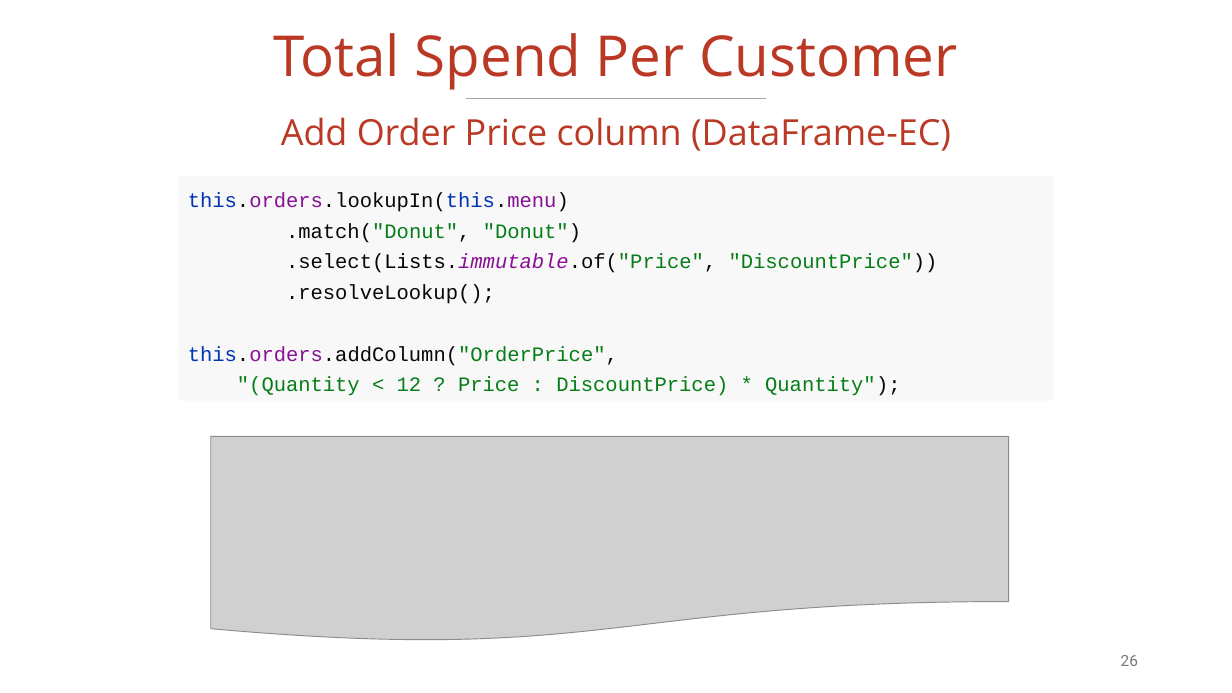
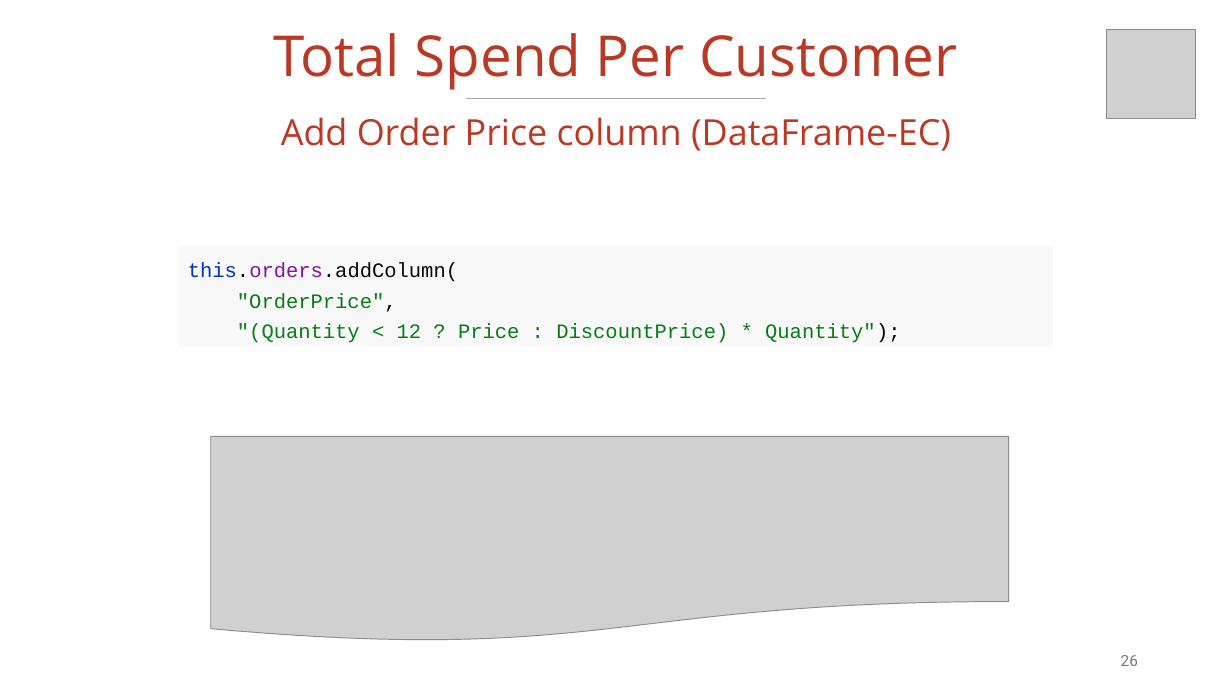
Before and after one commit to vmzakharov/missing-dataframe-talk, a slide deck: slide 26 of presentation/Missing_Dataframe_Short.pptx. Drawn at 1232x693 pixels with LibreOffice and Linux fonts; fonts in the diff are those of the drawing; grey boxes stand for pictures. Boxes give left, top, right and bottom in pixels: in the first picture for what was removed or moved away, otherwise in the second. Text is boxed around its words. In the diff, an @@ line names an element or a change of style, - is before the commit and + after.

```diff
--- a/presentation/Missing_Dataframe_Short.pptx
+++ b/presentation/Missing_Dataframe_Short.pptx
@@ picture added at (x1=1107, y1=30, x2=1196, y2=118) @@
@@ rectangle "this.orders.addColumn(" resized from (x1=178, y1=177, x2=1053, y2=401) to (x1=178, y1=246, x2=1053, y2=347) @@
@@ text in rectangle at (x1=188, y1=262, x2=458, y2=312): text changed @@
-this.orders.lookupIn(this.menu)
-.match("Donut", "Donut")
-.select(Lists.immutable.of("Price", "DiscountPrice"))
-.resolveLookup();
-this.orders.addColumn("OrderPrice",
+this.orders.addColumn(
+"OrderPrice",
```
Also in this commit, not shown: 13 other slides changed, 3 slides added, 1 other file.
